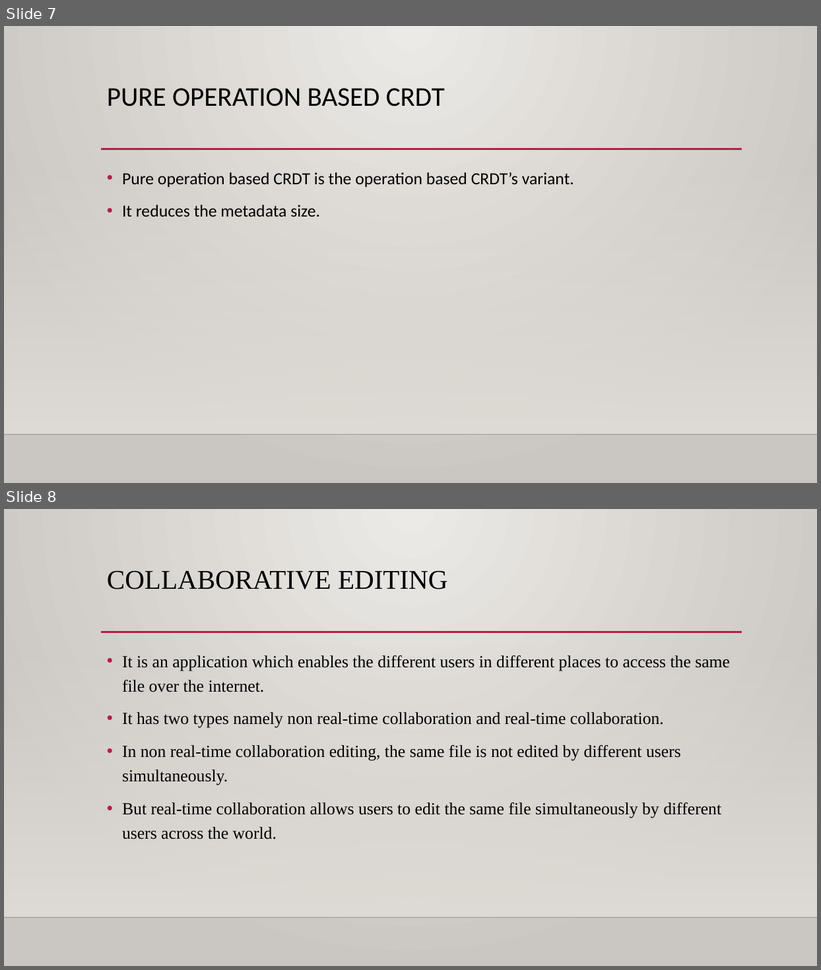
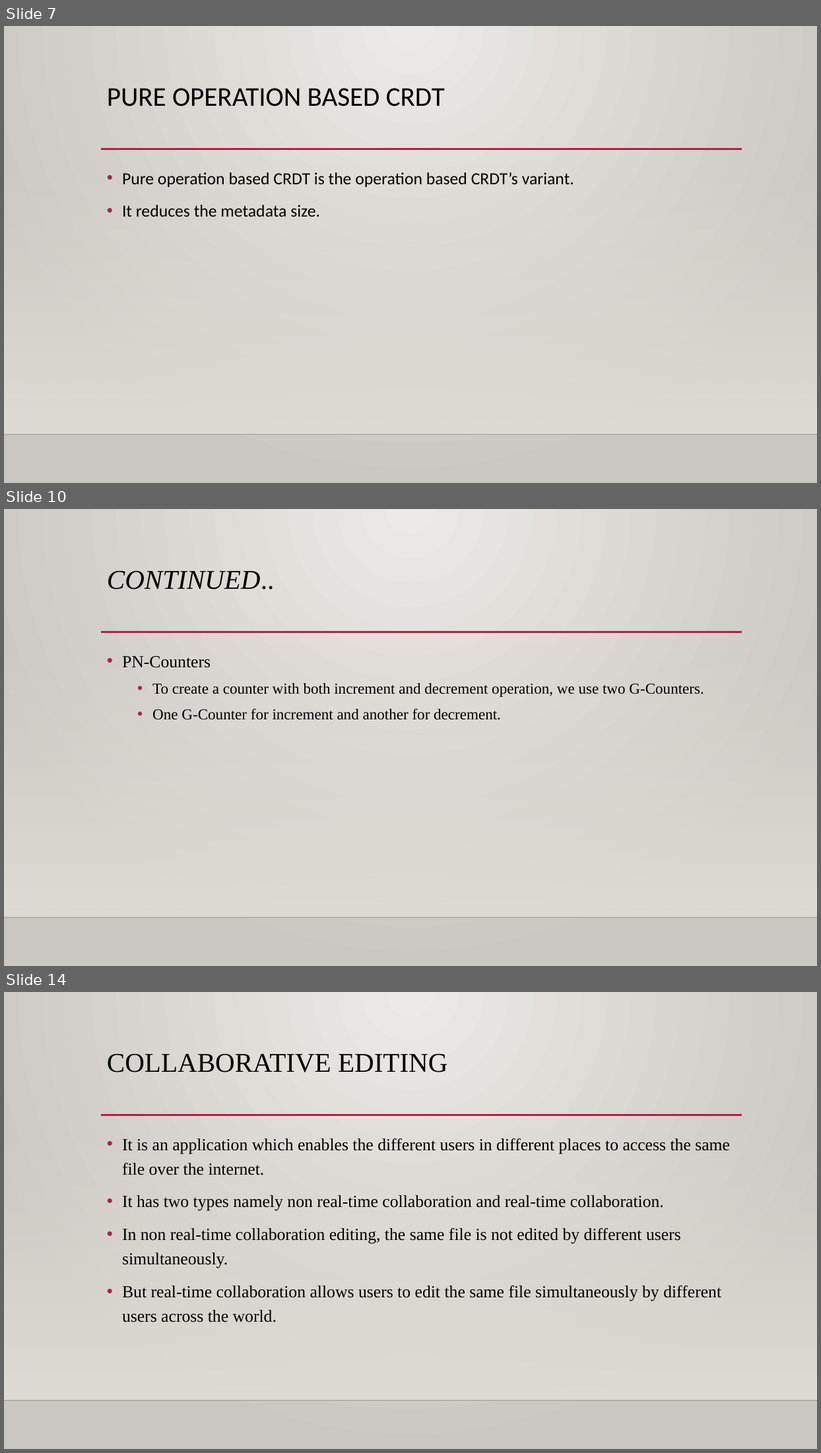
Before and after one commit to azhagumathi/task, a slide deck: crdt.pptx. Shown one above the other, each under a label of ours: slides 7 and 8 before the commit, slides 7, 10 and 14 after it; the slides between them are not shown. The pictures are 821x970 and 821x1453 pixels, drawn with LibreOffice and Linux fonts; fonts in the diff are those of the drawing; background and template pictures are left out. Boxes give left, top, right and bottom in pixels: in the first picture for what was removed or moved away, otherwise in the second. Text is boxed around its words. In the diff, an @@ line names an element or a change of style, - is before the commit and + after.

```diff
--- a/crdt.pptx
+++ b/crdt.pptx
@@ slide 10 added at [4,509,817,966], background gradient #ECEAE7 to #CAC7C1; not listed: 3 template elements that a slide beside it also shows @@
@@ title added at [107,571,275,590], 32 pt, text #000000, italic @@
+CONTINUED..
@@ text added at [122,656,704,720], 18 pt, text #000000 @@
+• PN-Counters
+  • To create a counter with both increment and decrement operation, we use two G-Counters.
+  • One G-Counter for increment and another for decrement.
@@ what was slide 8 is now slide 14 @@
```
Also in this commit, not shown: 8 slides changed, 8 other slides added, 3 slides removed.
